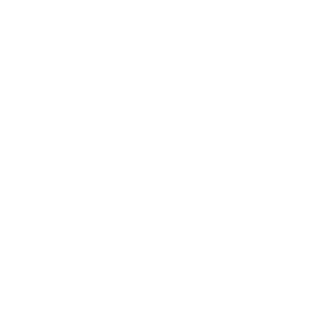
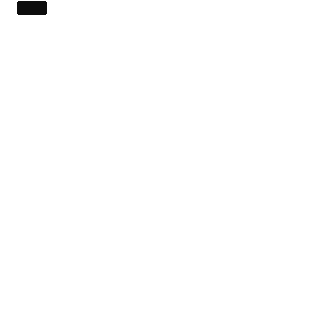
Layered file, before and after one edit (336x336). Changes by layer:
painted on "Background" over [17,1,47,15]
